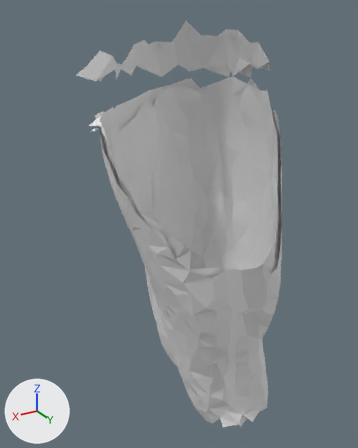
Before and after pictures for a commit that changed the glTF model public/models/maniqui/muslo-L.glb.
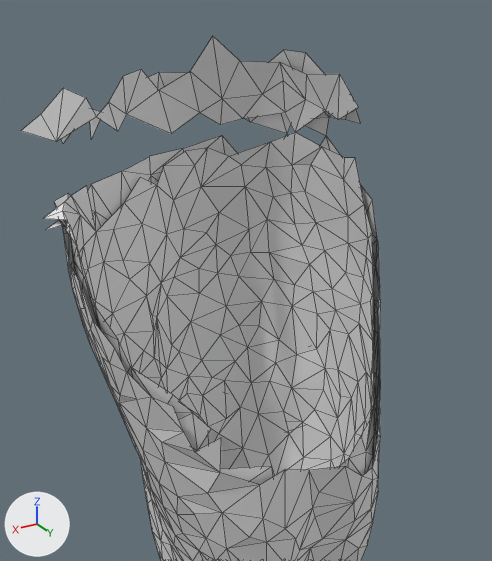
Old and new are each drawn whole from a camera (50 mm lens) standing at (16.6, 39.9, 98.6) and looking at (-9.2, -3.1, 77.1) and again close up on the part from 18% to 97% of the width and 0% to 72% of the height. The axes (+X, +Y, +Z) are drawn at lower left. The lights are the same throughout. The first two pictures are the older version. The close-ups show mesh edges as thin lines.

Objects in the first close-up: 'geometry_0'.
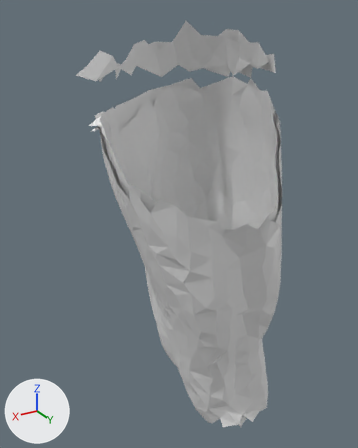
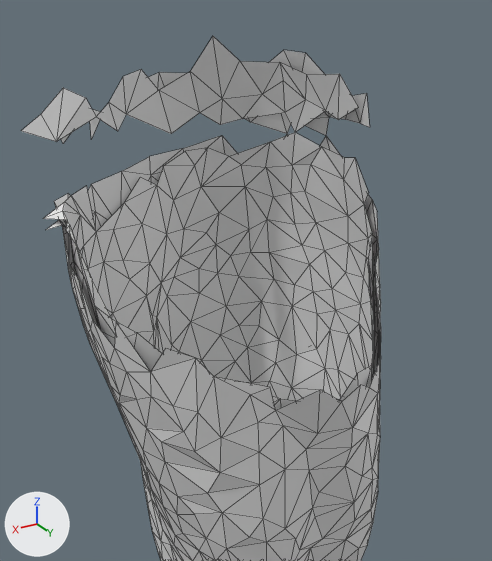
Boxes [x1, y1, x2, y2] around the edits, measured in the close-ups (492 x 561 px):
part 1 of me_muslo_l, added: after [78, 93, 381, 485]

Diff of the bpy script that builds the scene:
```diff
--- a/public/models/maniqui/muslo-L.glb.py
+++ b/public/models/maniqui/muslo-L.glb.py
@@ me_muslo_l @@
 # used by ob_geometry_0; location = (0.0, 0.0, 0.0)
-me_muslo_l.from_pydata(...)  # 1063 vertices, 1946 faces; spans x -20.4..-0.3, y -10.3..7.2, z 50.5..97.7
+me_muslo_l.from_pydata(...)  # 1119 vertices, 2063 faces; spans x -20.4..-0.2, y -10.3..8.3, z 50.5..97.7
+# me_muslo_l part 1
+# 56 vertices are added at x -17.8..-0.2, y 1.4..8.3, z 76.5..94.9
+# 117 new faces join them
```
